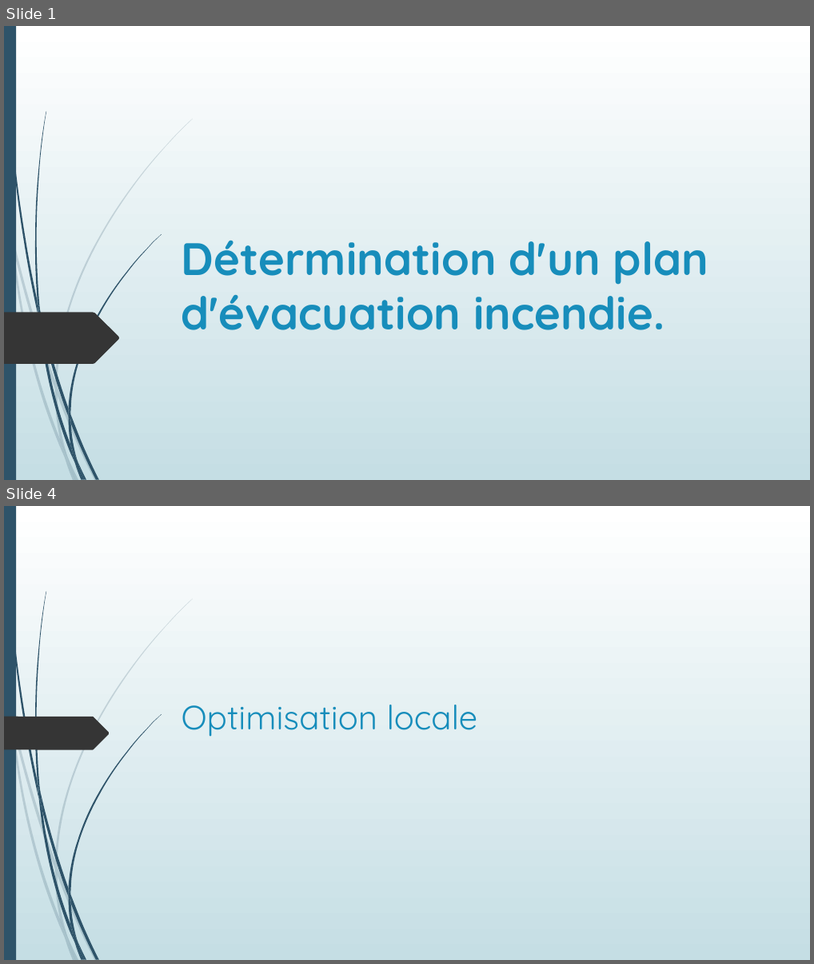
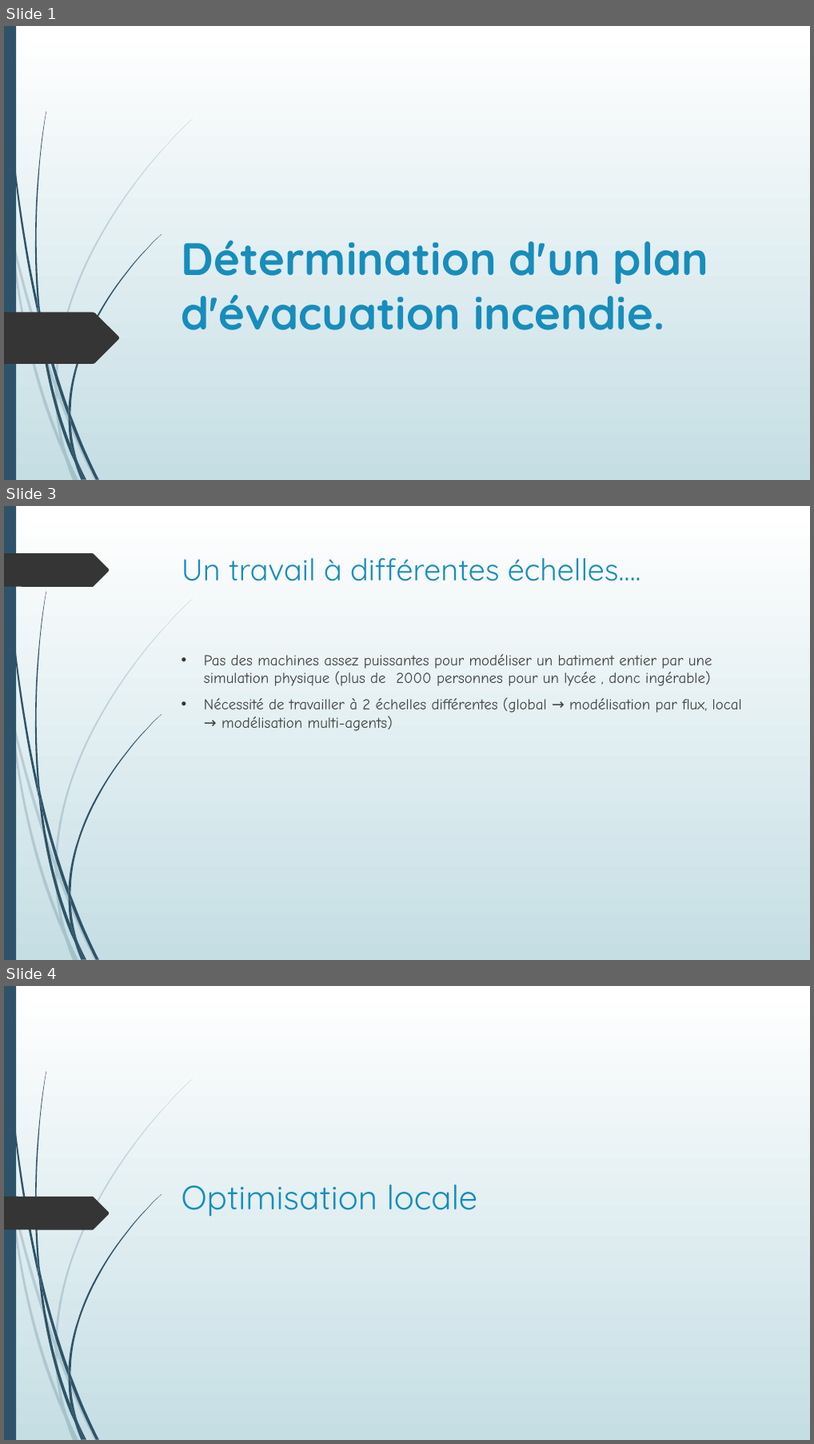
Before and after one commit to Poroing/CrowdDeplacementOptimisation, a slide deck: Présentation/Détermination d'un plan d'évacuation incendie.pptx. Shown one above the other, each under a label of ours: slides 1 and 4 before the commit, slides 1, 3 and 4 after it; the slides between them are not shown. The pictures are 814x964 and 814x1444 pixels, drawn with LibreOffice and Linux fonts; fonts in the diff are those of the drawing. Boxes give left, top, right and bottom in pixels: in the first picture for what was removed or moved away, otherwise in the second. Text is boxed around its words. In the diff, an @@ line names an element or a change of style, - is before the commit and + after.

```diff
--- a/Présentation/Détermination d'un plan d'évacuation incendie.pptx
+++ b/Présentation/Détermination d'un plan d'évacuation incendie.pptx
@@ slide 3 added at (x1=4, y1=506, x2=810, y2=960), background gradient #FFFFFF to #C5DEE5; not listed: 23 template elements that a slide beside it also shows @@
@@ freeform shape added at (x1=4, y1=553, x2=110, y2=587), fill #353535 @@
@@ title added at (x1=182, y1=558, x2=642, y2=581), 36 pt, text #178DBB @@
+Un travail à différentes échelles….
@@ text added at (x1=204, y1=654, x2=742, y2=731), 18 pt, text #404040 @@
+• Pas des machines assez puissantes pour modéliser un batiment entier par une simulation physique (plus de 2000 personnes pour un lycée , donc ingérable)
+• Nécessité de travailler à 2 échelles différentes (global → modélisation par flux, local → modélisation multi-agents)
```
Also in this commit, not shown: 2 slides changed, 13 other slides added, 3 slides removed, 13 other files.
